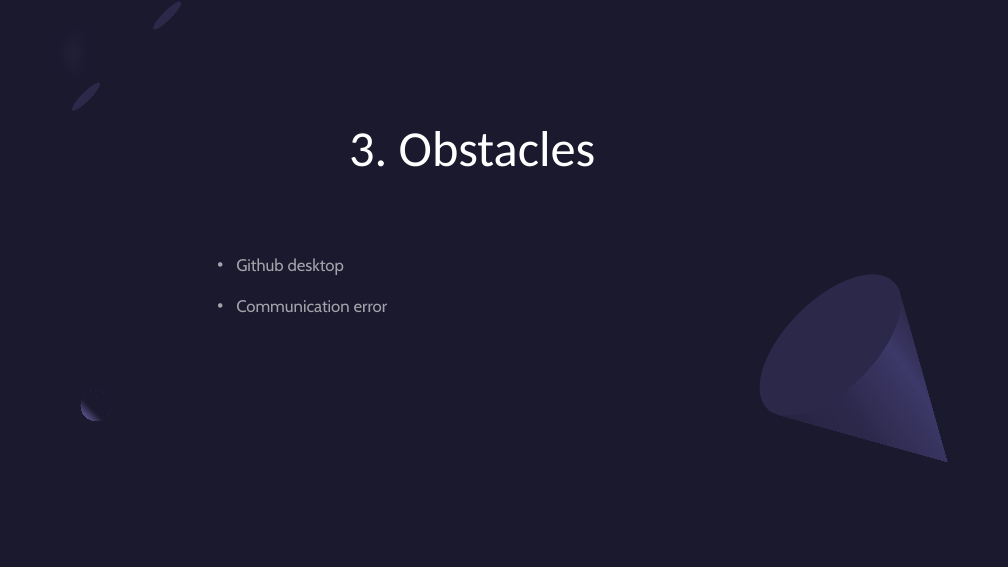
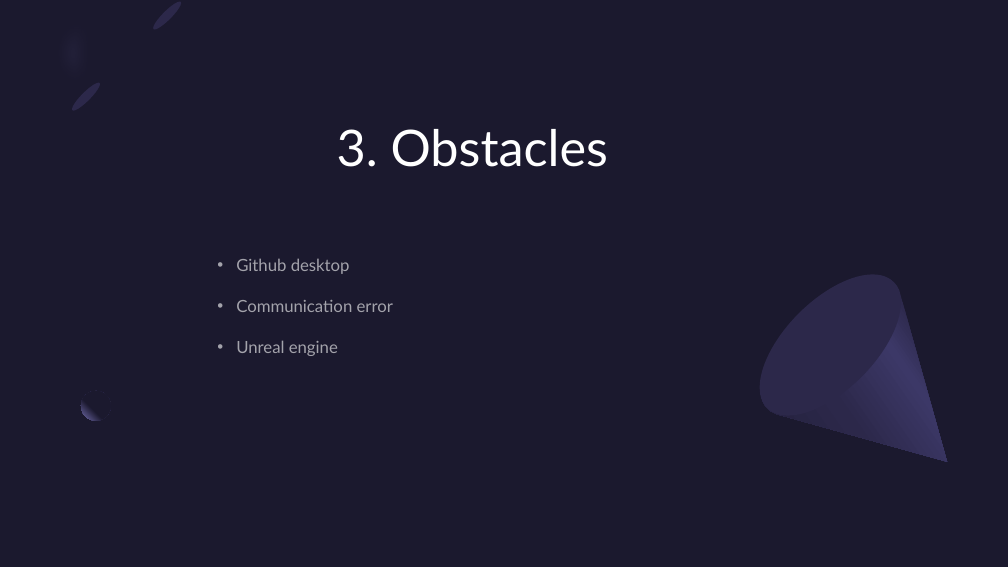
Before and after one commit to TygoB-B5/GTRacing_Pro, a slide deck: slide 5 of Presentatie GTRacingPro.pptx. Drawn at 1008x567 pixels with LibreOffice and Linux fonts; fonts in the diff are those of the drawing. Boxes give left, top, right and bottom in pixels: in the first picture for what was removed or moved away, otherwise in the second. Text is boxed around its words. In the diff, an @@ line names an element or a change of style, - is before the commit and + after.

```diff
--- a/Presentatie GTRacingPro.pptx
+++ b/Presentatie GTRacingPro.pptx
@@ title "3. Obstacles" at (337, 129, 608, 167): font Calibri to Lato @@
@@ text at (236, 258, 393, 312): font Cabin to Lato in "Github desktop", "Communication error" @@
@@ text at (236, 340, 338, 356): paragraph added @@
+• Unreal engine
```
Also in this commit, not shown: 4 other slides changed, 1 slide added, 32 other files.
